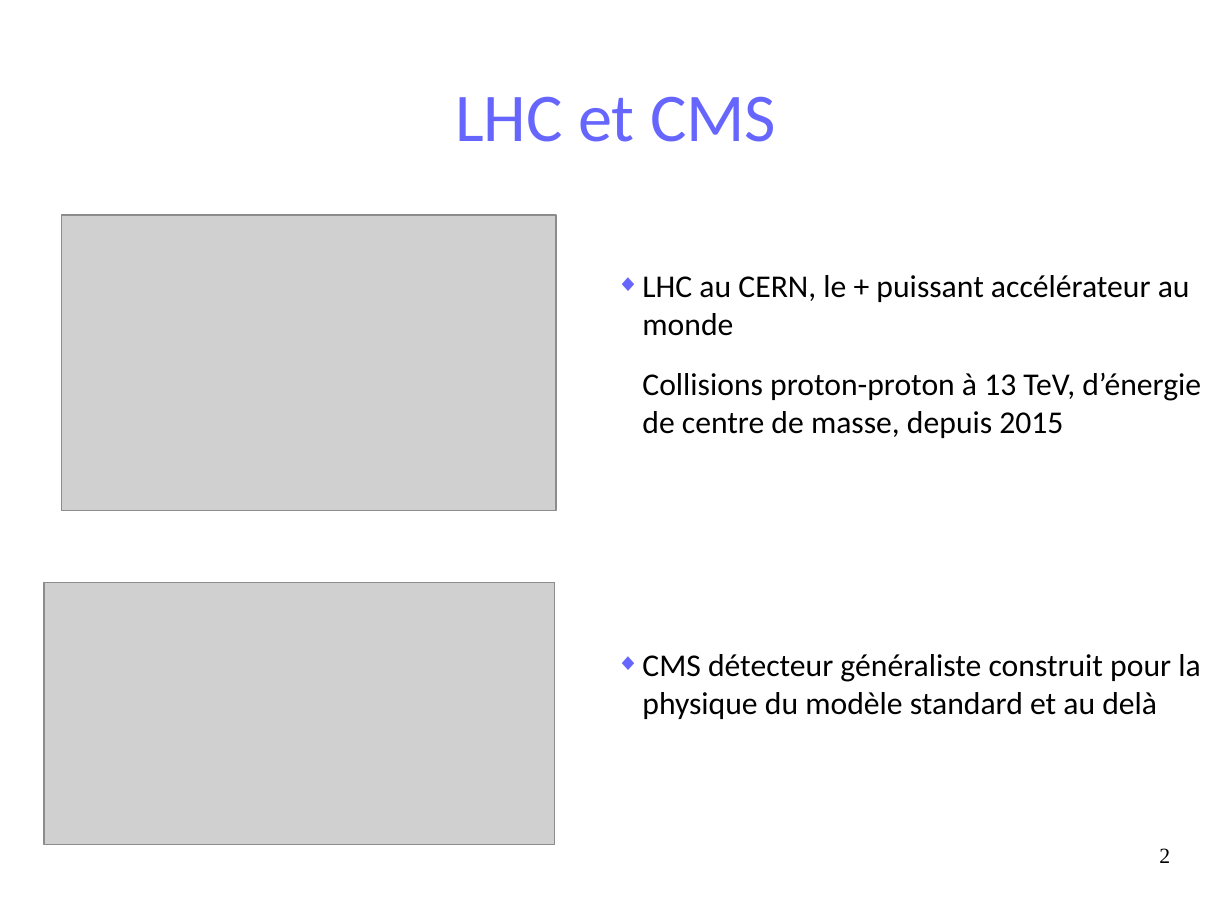
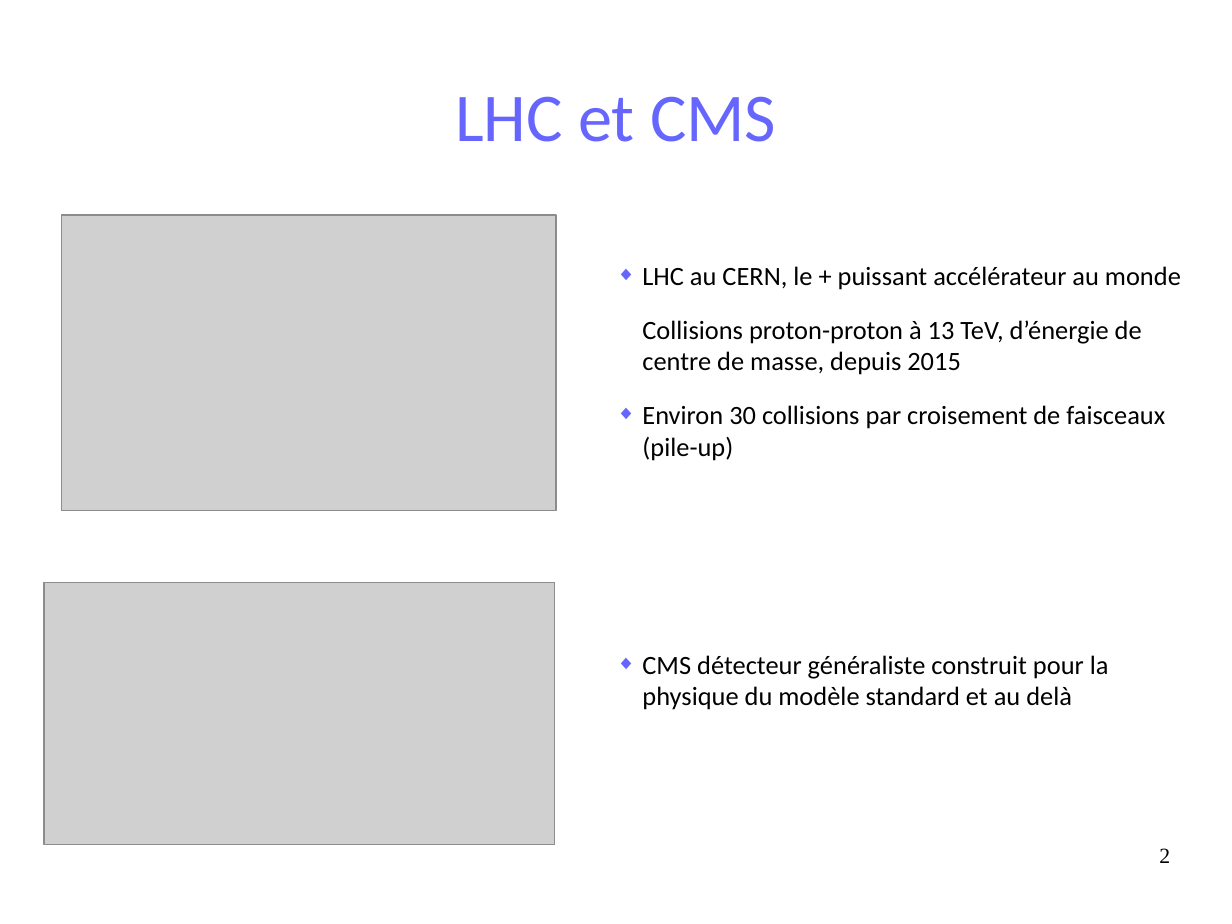
Before and after one commit to maxgiraud/m2_report, a slide deck: slide 2 of soutenance.odp. Drawn at 1232x924 pixels with LibreOffice and Linux fonts; fonts in the diff are those of the drawing; grey boxes stand for pictures. Boxes give left, top, right and bottom in pixels: in the first picture for what was removed or moved away, otherwise in the second. Text is boxed around its words. In the diff, an @@ line names an element or a change of style, - is before the commit and + after.

```diff
--- a/soutenance.odp
+++ b/soutenance.odp
@@ text at [642,266,1181,710]: size 20.4 to 17.1 pt in "LHC au CERN, le + puissant accélérateur ...", "Collisions proton-proton à 13 TeV, d’énergie de ...", "CMS détecteur généraliste construit pour la physique ..." @@
@@ text at [642,405,1165,461]: paragraph added @@
+◆ Environ 30 collisions par croisement de faisceaux (pile-up)
```
Also in this commit, not shown: 7 other slides changed, 2 slides added.
